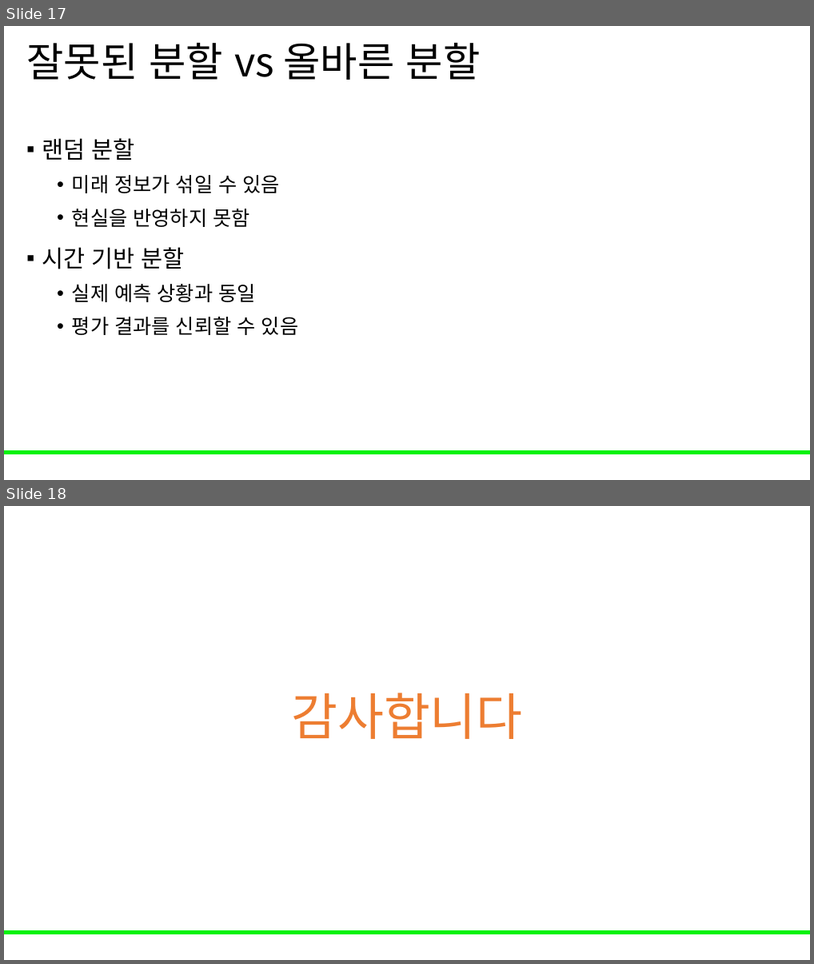
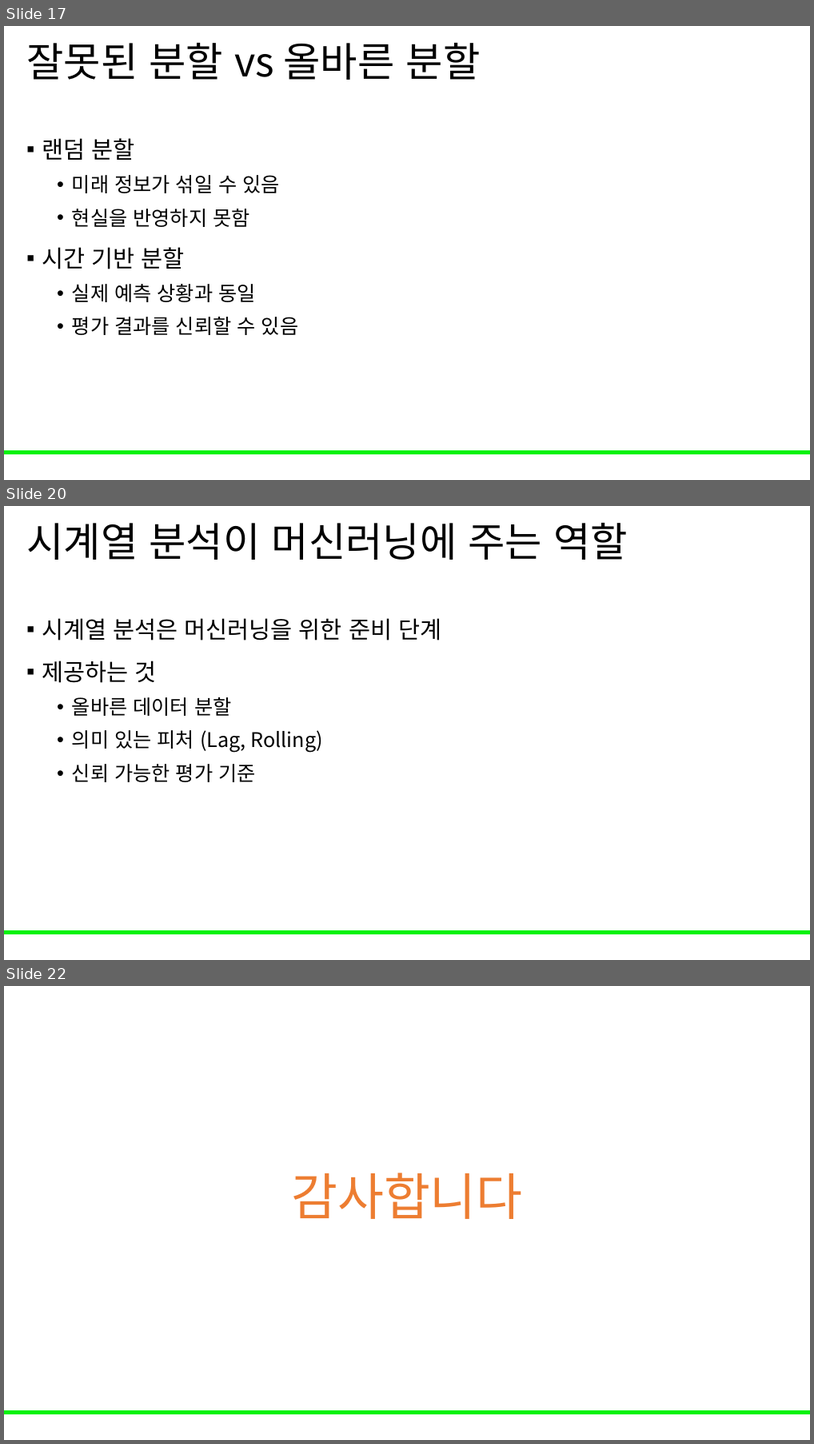
Before and after one commit to Leader-Lesson/KDT_RE_5th, a slide deck: material/5_AI/05_시계열 분석.pptx. Shown one above the other, each under a label of ours: slides 17 and 18 before the commit, slides 17, 20 and 22 after it; the slides between them are not shown. The pictures are 814x964 and 814x1444 pixels, drawn with LibreOffice and Linux fonts; fonts in the diff are those of the drawing; background and template pictures are left out. Boxes give left, top, right and bottom in pixels: in the first picture for what was removed or moved away, otherwise in the second. Text is boxed around its words. In the diff, an @@ line names an element or a change of style, - is before the commit and + after.

Commit message:
시계열 분석 ppt 업데이트

```diff
--- a/material/5_AI/05_시계열 분석.pptx
+++ b/material/5_AI/05_시계열 분석.pptx
@@ slide 20 added at <box>4,506,810,960</box>, background #FFFFFF; not listed: 1 template element that a slide beside it also shows @@
@@ title added at <box>26,523,628,560</box>, 48 pt, text #000000 @@
+시계열 분석이 머신러닝에 주는 역할
@@ text added at <box>42,618,442,782</box>, 24 pt, text #000000 @@
+▪ 시계열 분석은 머신러닝을 위한 준비 단계
+▪ 제공하는 것
+  • 올바른 데이터 분할
+  • 의미 있는 피처 (Lag, Rolling)
+  • 신뢰 가능한 평가 기준
@@ what was slide 18 is now slide 22 @@
```
Also in this commit, not shown: 3 other slides added.
